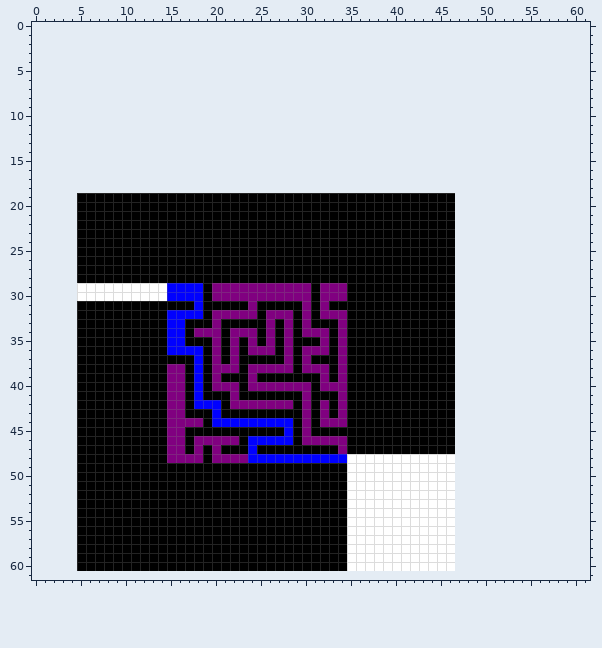
Pixel-art sprite -- labyrinth.png. Above, as it was before the edit.
The file is 42x42 pixels. The old version is drawn lined up with the new one, on the new canvas.
The result:
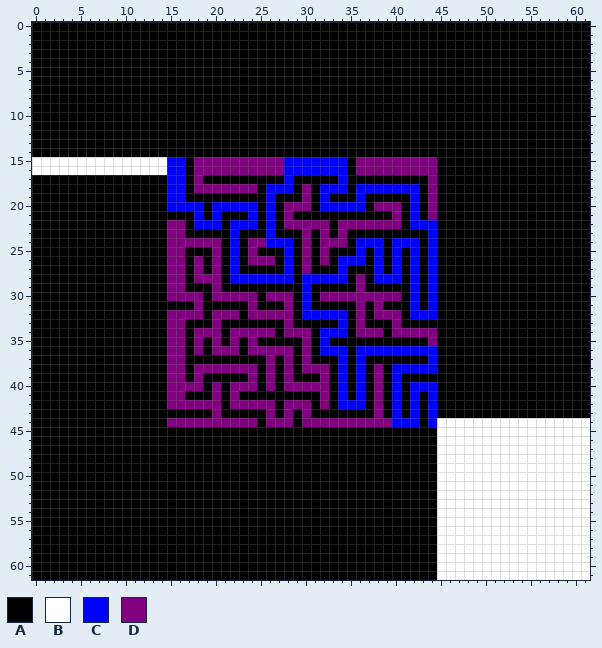
Palette (. is transparent): A #000000  B #ffffff  C #0000ff  D #800080
The exact change:
canvas 42x42 -> 62x62, the old top-left corner now at 5,19
Changed rows in their new state; - is an unchanged pixel.
first column x 0:
 0 AAAAAAAAAAAAAAAAAAAAAAAAAAAAAAAAAAAAAAAAAAAAAAAAAAAAAAAAAAAAAA
 1 AAAAAAAAAAAAAAAAAAAAAAAAAAAAAAAAAAAAAAAAAAAAAAAAAAAAAAAAAAAAAA
 2 AAAAAAAAAAAAAAAAAAAAAAAAAAAAAAAAAAAAAAAAAAAAAAAAAAAAAAAAAAAAAA
 3 AAAAAAAAAAAAAAAAAAAAAAAAAAAAAAAAAAAAAAAAAAAAAAAAAAAAAAAAAAAAAA
 4 AAAAAAAAAAAAAAAAAAAAAAAAAAAAAAAAAAAAAAAAAAAAAAAAAAAAAAAAAAAAAA
 5 AAAAAAAAAAAAAAAAAAAAAAAAAAAAAAAAAAAAAAAAAAAAAAAAAAAAAAAAAAAAAA
 6 AAAAAAAAAAAAAAAAAAAAAAAAAAAAAAAAAAAAAAAAAAAAAAAAAAAAAAAAAAAAAA
 7 AAAAAAAAAAAAAAAAAAAAAAAAAAAAAAAAAAAAAAAAAAAAAAAAAAAAAAAAAAAAAA
 8 AAAAAAAAAAAAAAAAAAAAAAAAAAAAAAAAAAAAAAAAAAAAAAAAAAAAAAAAAAAAAA
 9 AAAAAAAAAAAAAAAAAAAAAAAAAAAAAAAAAAAAAAAAAAAAAAAAAAAAAAAAAAAAAA
10 AAAAAAAAAAAAAAAAAAAAAAAAAAAAAAAAAAAAAAAAAAAAAAAAAAAAAAAAAAAAAA
11 AAAAAAAAAAAAAAAAAAAAAAAAAAAAAAAAAAAAAAAAAAAAAAAAAAAAAAAAAAAAAA
12 AAAAAAAAAAAAAAAAAAAAAAAAAAAAAAAAAAAAAAAAAAAAAAAAAAAAAAAAAAAAAA
13 AAAAAAAAAAAAAAAAAAAAAAAAAAAAAAAAAAAAAAAAAAAAAAAAAAAAAAAAAAAAAA
14 AAAAAAAAAAAAAAAAAAAAAAAAAAAAAAAAAAAAAAAAAAAAAAAAAAAAAAAAAAAAAA
15 BBBBBBBBBBBBBBBCCADDDDDDDDDDCCCCCCCADDDDDDDDDAAAAAAAAAAAAAAAAA
16 BBBBBBBBBBBBBBBCCADDDDDDDDDDCCCCCCCADDDDDDDDDAAAAAAAAAAAAAAAAA
17 AAAAAAAAAAAAAAACCADAAAAAAAAACAAAAACAAAAAAAAADAAAAAAAAAAAAAAAAA
18 AAAAAAAAAAAAAAACCADDDDDDDACCCADACCCACCCCCCCADAAAAAAAAAAAAAAAAA
19 AAAAA----------CC---------C---D-C---C-----C-D--AAAAAAAAAAAAAAA
20 AAAAA----------CCCC-CCCCC-C-DDD-CCCCC-DDD-C-D--AAAAAAAAAAAAAAA
21 AAAAA-------------C-C---C-C-D-----------D-C-D--AAAAAAAAAAAAAAA
22 AAAAA----------DD-CCC-CCC-C-DDDDD-DDDDDDD-CCC--AAAAAAAAAAAAAAA
23 AAAAA----------DD-----C---C---D-D-D---------C--AAAAAAAAAAAAAAA
24 AAAAA----------DDDDDD-C-DDCCC-D-DDD-CCC-CCC-C--AAAAAAAAAAAAAAA
25 AAAAA----------DD---D-C-D---C-D-D---C-C-C-C-C--AAAAAAAAAAAAAAA
26 AAAAA----------DD-D-D-C-DDD-C-D-D-CCC-C-C-C-C--AAAAAAAAAAAAAAA
27 AAAAA----------DD-D-D-C-----C-D---C---C-C-C-C--AAAAAAAAAAAAAAA
28 AAAAA----------DD-DDD-CCCCCCC-CCCCC-D-CCC-C-C--AAAAAAAAAAAAAAA
29 AAAAAAAAAAAAAAADDAA--AAAAAAAAAC-AAA-D-----C-C--AAAAAAAAAAAAAAA
30 AAAAAAAAAAAAAAADDDD------A---AC----DDDDDD-C-C--AAAAAAAAAAAAAAA
31 AAAAA-------------D---------D-C-A---D-D---C-C--AAAAAAAAAAAAAAA
32 AAAAA----------DDDD----A-D----CCCCC-D-DDD-CCC--AAAAAAAAAAAAAAA
33 AAAAA----------DD---------A---A---C-D---D------AAAAAAAAAAAAAAA
34 AAAAA----------DD--------D---D-ACCC-DDD-DDDDD--AAAAAAAAAAAAAAA
35 AAAAA----------DD-D-------A-A-D-C-A---------D--AAAAAAAAAAAAAAA
36 AAAAA----------DDAD--D-----D---ACCC-CCCCCCCCC--AAAAAAAAAAAAAAA
37 AAAAA----------DD-A-A-A---D-------C-C-------C--AAAAAAAAAAAAAAA
38 AAAAA-------------DD---D-A-A------C-C-D-CCCCC--AAAAAAAAAAAAAAA
39 AAAAA-------------D-A-----D-D-----C-C-D-C------AAAAAAAAAAAAAAA
40 AAAAA------------DD--A-D-A-A---D-AC-C-D-C-CCC--AAAAAAAAAAAAAAA
41 AAAAA-------------A-D---------A-D-C-C-D-C-C-C--AAAAAAAAAAAAAAA
42 AAAAA------------DDDD------A-D----CCC-D-C-C-C--AAAAAAAAAAAAAAA
43 AAAAA----------AA---D-----D-D---A-A---D-C-C-C--AAAAAAAAAAAAAAA
44 AAAAA--------------DDDDDDADDD--D---DDDDDCCC-CBBBBBBBBBBBBBBBBB
45 AAAAA----------AA-----------A-A--------------BBBBBBBBBBBBBBBBB
46 AAAAA----------AA-AAAAA-AAAAA-AAAAA----------BBBBBBBBBBBBBBBBB
47 AAAAA----------AA-A-A---A---------A----------BBBBBBBBBBBBBBBBB
48 AAAAA----------AAAA-AAAAAAAAAAAAAAAAAAAAAAAAA--BBBBBBBBBBBBBBB
49 AAAAA------------------------------AAAAAAAAAA--BBBBBBBBBBBBBBB
50 AAAAA------------------------------AAAAAAAAAA--BBBBBBBBBBBBBBB
51 AAAAA------------------------------AAAAAAAAAA--BBBBBBBBBBBBBBB
52 AAAAA------------------------------AAAAAAAAAA--BBBBBBBBBBBBBBB
53 AAAAA------------------------------AAAAAAAAAA--BBBBBBBBBBBBBBB
54 AAAAA------------------------------AAAAAAAAAA--BBBBBBBBBBBBBBB
55 AAAAA------------------------------AAAAAAAAAA--BBBBBBBBBBBBBBB
56 AAAAA------------------------------AAAAAAAAAA--BBBBBBBBBBBBBBB
57 AAAAA------------------------------AAAAAAAAAA--BBBBBBBBBBBBBBB
58 AAAAA------------------------------AAAAAAAAAA--BBBBBBBBBBBBBBB
59 AAAAA------------------------------AAAAAAAAAA--BBBBBBBBBBBBBBB
60 AAAAA------------------------------AAAAAAAAAA--BBBBBBBBBBBBBBB
61 AAAAAAAAAAAAAAAAAAAAAAAAAAAAAAAAAAAAAAAAAAAAABBBBBBBBBBBBBBBBB
Boxes around the changes in both pictures, in picture pixels (x1, y1, x2, y2):
changed: (32, 22, 590, 580)
